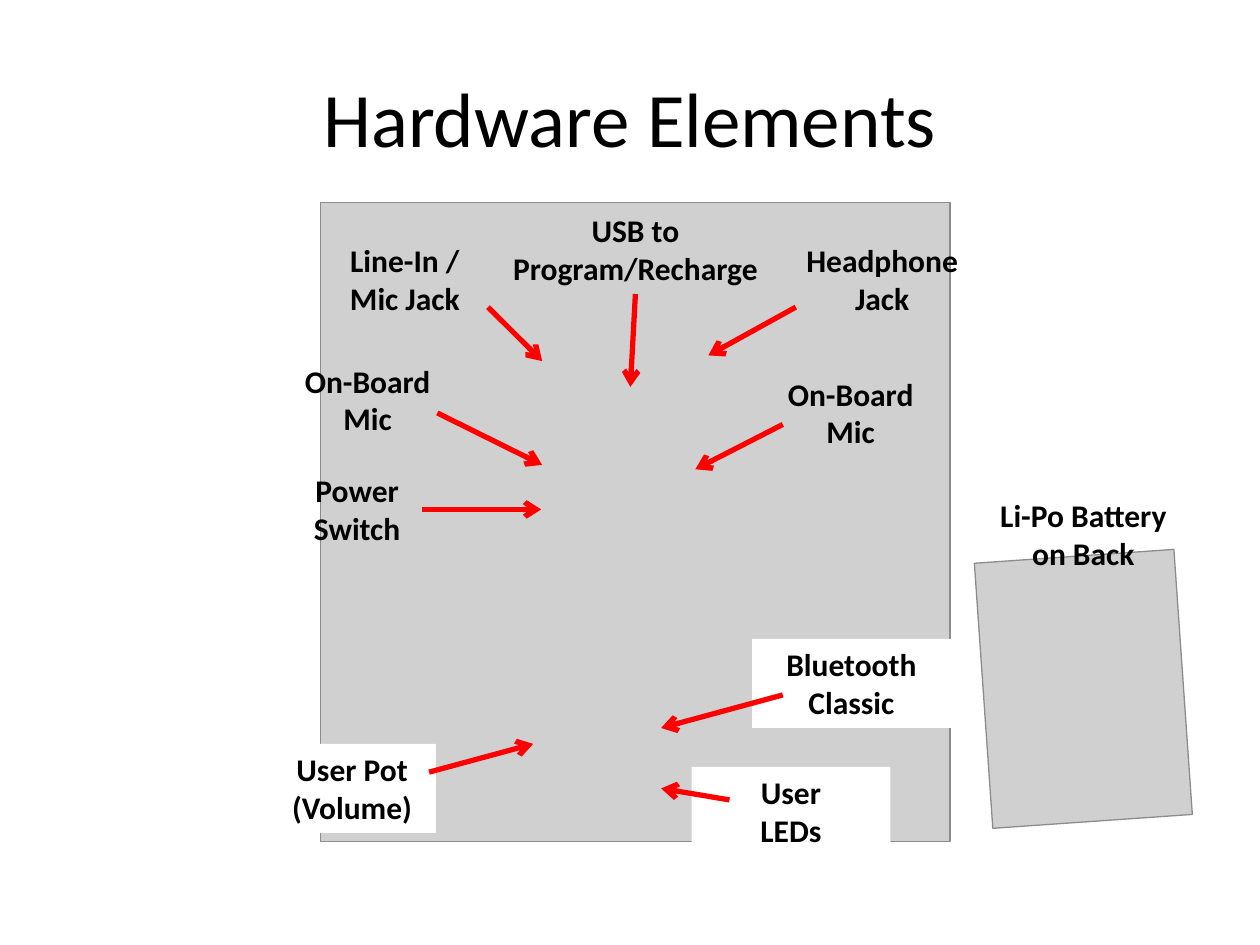
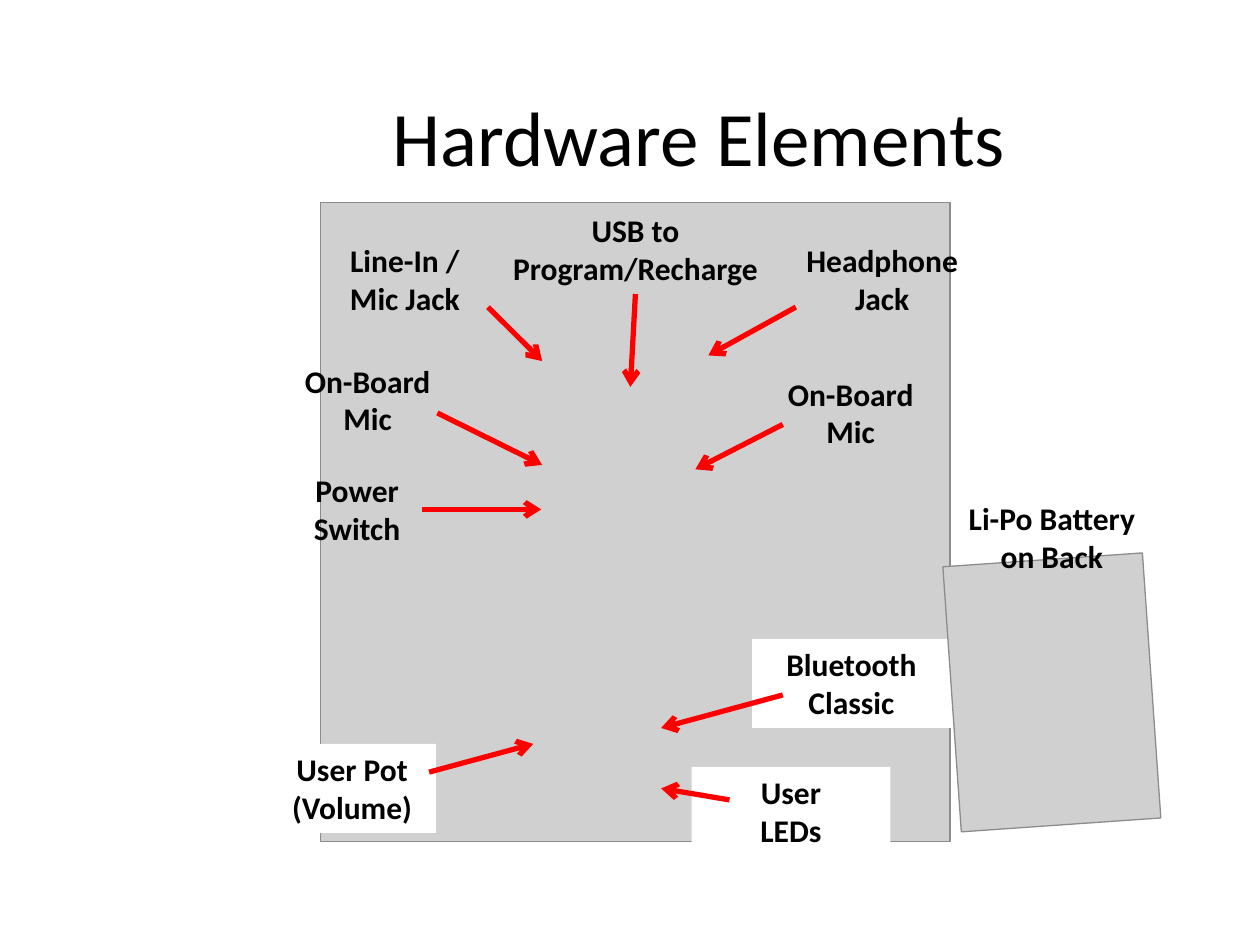
Before and after one commit to chipaudette/OpenAudio, a slide deck: slide 2 of Hardware/Tympan A Board/2017-02-10 Tympan A.pptx. Drawn at 1260x945 pixels with LibreOffice and Linux fonts; fonts in the diff are those of the drawing; grey boxes stand for pictures. Boxes give left, top, right and bottom in pixels: in the first picture for what was removed or moved away, otherwise in the second. Text is boxed around its words. In the diff, an @@ line names an element or a change of style, - is before the commit and + after.

```diff
--- a/Hardware/Tympan A Board/2017-02-10 Tympan A.pptx
+++ b/Hardware/Tympan A Board/2017-02-10 Tympan A.pptx
@@ title "Hardware Elements": place and size @@
-title "Hardware Elements" at [323, 93, 936, 148]
+title "Hardware Elements" at [392, 112, 1005, 167]
@@ text "Li-Po Battery on Back": place and size @@
-text "Li-Po Battery on Back" at [1000, 505, 1166, 566]
+text "Li-Po Battery on Back" at [969, 508, 1135, 569]
@@ picture: place and size @@
-picture at [974, 549, 1192, 828]
+picture at [942, 553, 1161, 832]
```
Also in this commit, not shown: 1 other slide changed, 3 other files.
